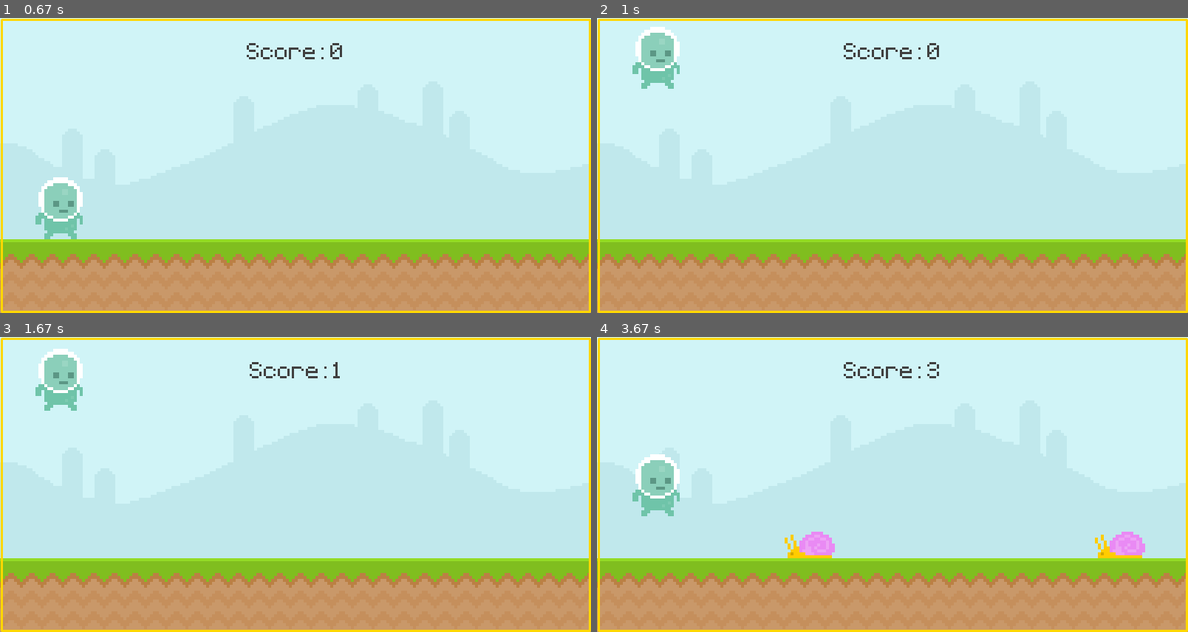
Above: before the commit, frames 1-4 (two rows, left to right).
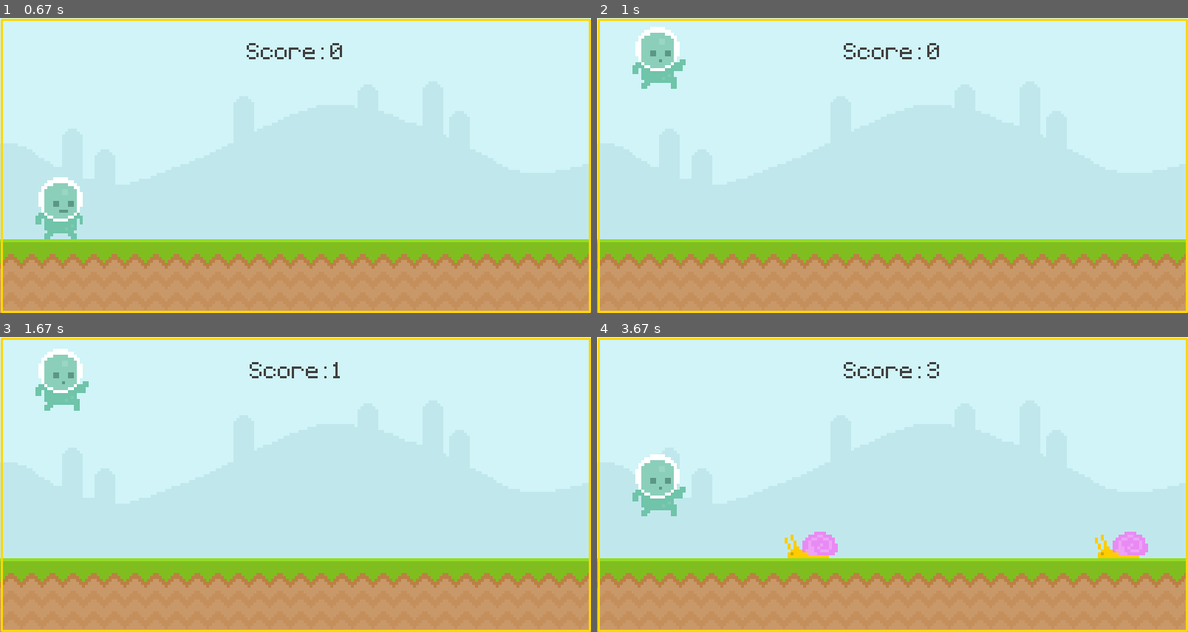
Above: after the commit, the same moments.

Repository: goncasthiago/pygame-tutorials
Game: pygame game, started from main.py
Same seed, same stepped clock (60 frames per second), same inputs: the game is played once before the commit and once after it.
Inputs (mouse positions are in pixels of both pictures, inside the frame that each line leads up to):
- Up to frame 1 (0.67 s): tap Space at 0.33 s
- Up to frame 2 (1 s): click (656, 206) at 0.72 s
- Up to frame 3 (1.67 s): tap Space at 1, 1.4 s; move the mouse to (141, 375) at 1.37 s
- Up to frame 4 (3.67 s): tap Space at 1.7, 2.23, 2.53, 2.73, 3.03, 3.63 s; move the mouse to (797, 387) at 2.7 s; move the mouse to (1016, 431) at 3.6 s

Frame 1 is identical in both runs. In frame 2, 0.1% of the frame differs, in the area x 10-15%, y 14-24%; in frame 3, 0.1%; in frame 4, 0.5%, in the area x 10-94%, y 50-75%.

Commit message:
Animating player, the snail and the fly

Diff:
--- a/main.py
+++ b/main.py
@@ -33,6 +33,18 @@
             if player.colliderect(obstacle_rect): return False
     return True
 
+def player_animation():
+    global player_surface, player_index
+
+    if player_rect.bottom < 300:
+        # display the jump surface whn player is not on the floor
+        player_surface = player_jump
+
+    else:
+        # play walking animation if the player is on the floor
+        player_index += 0.1
+        if player_index > len(player_walk) : player_index = 0
+        player_surface = player_walk[int(player_index)]
 
 
 
@@ -80,8 +92,18 @@
 
 #Actors
 #snail
-snail_surface = pygame.image.load('graphics/snail/snail1.png').convert_alpha()
-fly_surface = pygame.image.load('graphics/Fly/Fly1.png').convert_alpha()
+snail_frame_1 = pygame.image.load('graphics/snail/snail1.png').convert_alpha()
+snail_frame_2 = pygame.image.load('graphics/snail/snail2.png').convert_alpha()
+snail_frames = [snail_frame_1,snail_frame_2]
+snail_index = 0
+snail_surface = snail_frames[snail_index]
+#fly
+fly_frame_1 = pygame.image.load('graphics/Fly/Fly1.png').convert_alpha()
+fly_frame_2 = pygame.image.load('graphics/Fly/Fly2.png').convert_alpha()
+fly_frames = [fly_frame_1, fly_frame_2]
+fly_index = 0
+fly_surface = fly_frames[fly_index]
+
 #obstacles
 #snail_rect = snail_surface.get_rect(midbottom = (815,SURF))
 #fly_rect = fly_surface.get_rect(midbottom = (815,SURF/2))
@@ -91,8 +113,14 @@
 
 #player
 
-player_surface = pygame.image.load('graphics\Player\player_walk_1.png').convert_alpha()
+player_walk_1 = pygame.image.load('graphics\Player\player_walk_1.png').convert_alpha()
+player_walk_2 = pygame.image.load('graphics\Player\player_walk_2.png').convert_alpha()
+player_walk = [player_walk_1,player_walk_2]
+player_index = 0
+player_jump =  pygame.image.load('graphics\Player\jump.png').convert_alpha()
+
 #player_rect = pygame.Rect(left,top,width,height)
+player_surface = player_walk[player_index]
 player_rect = player_surface.get_rect( midbottom = (80,300))
 
 #intro screen
@@ -113,6 +141,12 @@
 
 obstacle_timer = pygame.USEREVENT + 1
 pygame.time.set_timer(obstacle_timer, 1400)
+
+snail_animation_timer = pygame.USEREVENT + 2
+pygame.time.set_timer(snail_animation_timer, 500)
+
+fly_animation_timer = pygame.USEREVENT + 3
+pygame.time.set_timer(fly_animation_timer, 200)
 
 while True:
 
@@ -140,13 +174,23 @@
                 #screen_time = 0
                 game_active = True
 
-
-        if event.type == obstacle_timer and game_active:
-            if randint(0,2):
-                obstacle_rect_list.append( snail_surface.get_rect(midbottom = (randint(900,1100),SURF)))
-
-            else:
-                obstacle_rect_list.append( fly_surface.get_rect(midbottom = (randint(900,1100),SURF/2)))
+        if game_active:
+            if event.type == obstacle_timer:
+                if randint(0,2):
+                    obstacle_rect_list.append( snail_surface.get_rect(midbottom = (randint(900,1100),SURF)))
+
+                else:
+                    obstacle_rect_list.append( fly_surface.get_rect(midbottom = (randint(900,1100),SURF/2)))
+            if event.type == snail_animation_timer:
+                if snail_index == 0: snail_index = 1
+                else: snail_index = 0
+                snail_surface = snail_frames[snail_index]
+
+            if event.type == fly_animation_timer:
+                if fly_index == 0: fly_index = 1
+                else: fly_index = 0
+                fly_surface = fly_frames[fly_index]
+
 
         #if event.type == pygame.KEYUP:
         #    print('key up')
@@ -185,7 +229,7 @@
             at_ground = True
             #back to ground
             player_rect.bottom = 300
-
+        player_animation()
         screen.blit( player_surface, player_rect)
 
         #obstacle movement
